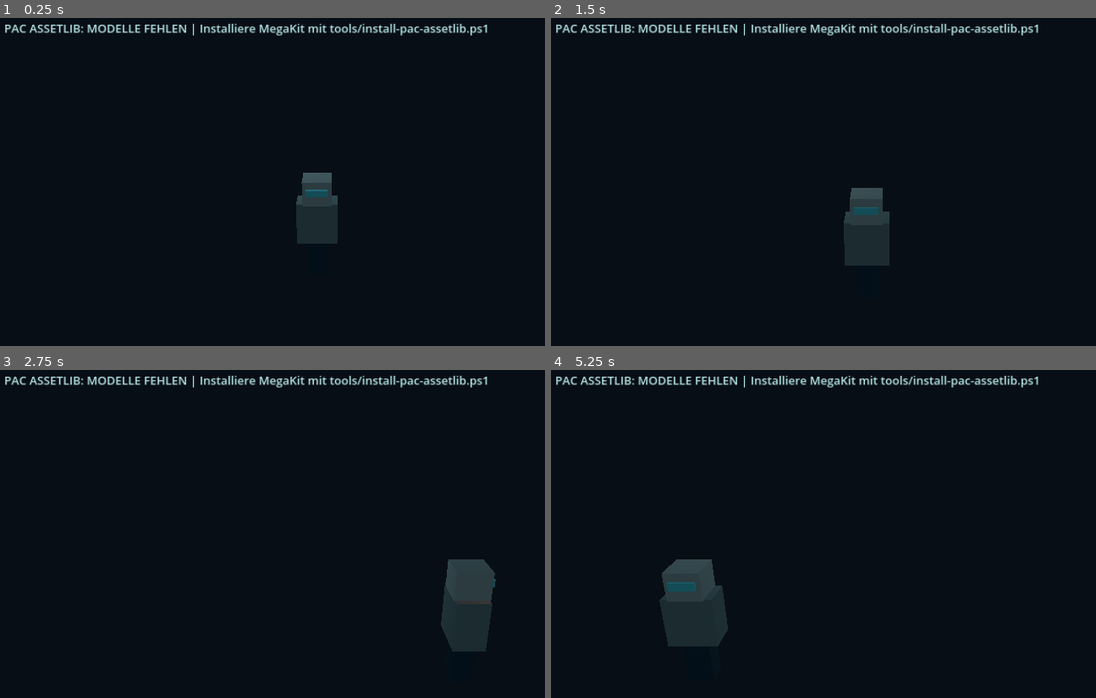
Above: before the commit, frames 1-4 (two rows, left to right).
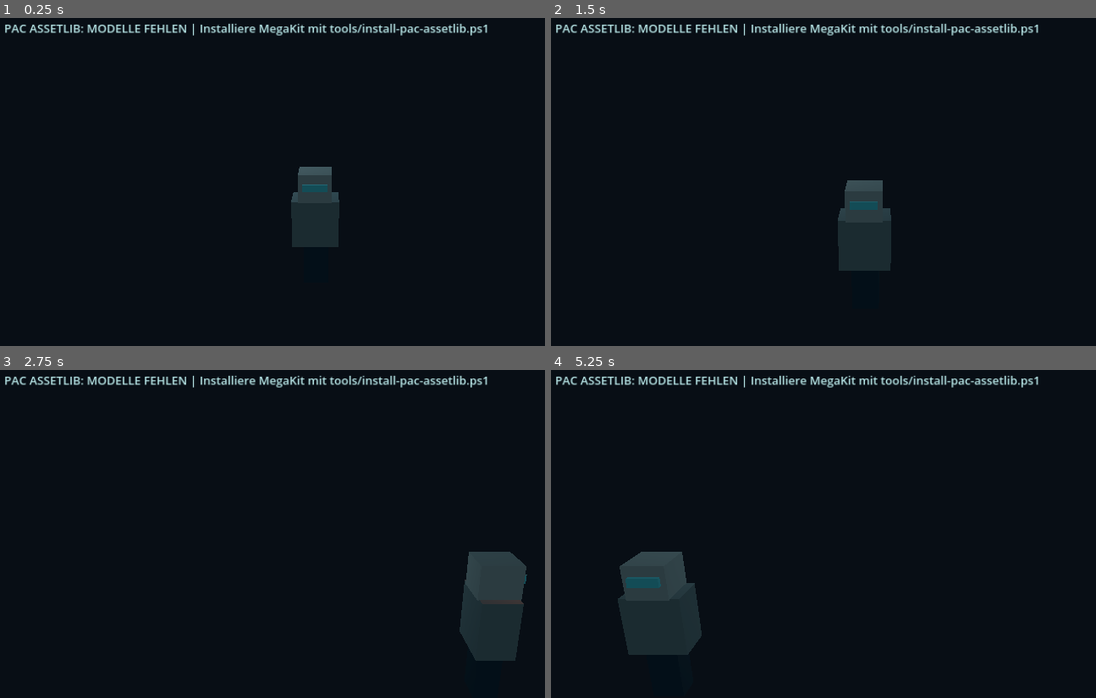
Above: after the commit, the same moments.

Repository: mihnenfeld/Project-Alien-Crisis
Game: Godot game, scene res://scenes/demo_asset_room.tscn
The game is run twice, just before and just after one commit, with the same random seed, the same clock (stepped at 60 frames per second) and the same inputs. This scene is started directly instead of the project's main scene.
Inputs (mouse positions are in pixels of both pictures, inside the frame that each line leads up to):
- Up to frame 1 (0.25 s): no input
- Up to frame 2 (1.5 s): tap Enter at 0.5 s; move the mouse to (1030, 178) at 0.52 s; hold D (move_right) 0.53-1.28 s; tap E (interact) at 0.6 s; tap Space at 1.25 s; move the mouse to (747, 214) at 1.27 s; hold S (move_down) from 1.28 s (still down); tap Shift at 1.35 s
- Up to frame 3 (2.75 s): tap Enter at 2 s; move the mouse to (397, 465) at 2.02 s; release S (move_down) at 2.03 s; hold D (move_right) from 2.03 s (still down); tap E (interact) at 2.1 s
- Up to frame 4 (5.25 s): move the mouse to (845, 625) at 2.77 s; release D (move_right) at 2.78 s; hold W (move_up) 2.78-3.53 s; tap Shift at 2.85, 4.35 s; tap Space at 3.5 s; move the mouse to (1085, 606) at 3.52 s; hold A (move_left) 3.53-5.03 s; tap E (interact) at 3.6, 5.1 s; move the mouse to (676, 491) at 4.27 s; move the mouse to (916, 550) at 5.02 s; hold S (move_down) from 5.03 s (still down)

The runs differ from the first frame. In frame 1, 0.6% of the frame differs, in the area x 53-63%, y 45-70%; in frame 2, 0.6%; in frame 3, 3.0%; in frame 4, 4.0%, in the area x 12-33%, y 55-87%.

Commit message:
Fix imported MegaKit wall orientation and aspect ratio; use flat wall modules for continuous PAC shell

Diff:
--- a/scripts/demo_asset_room.gd
+++ b/scripts/demo_asset_room.gd
@@ -111,18 +111,22 @@
     for ix in range(5):
         for iz in range(4):
             _asset("Platforms", "Platform_DarkPlates", Vector3(0.9 + ix * 1.8, -0.12, 0.875 + iz * 1.75), Vector3(1.8, 0.16, 1.75))
+    # Quaternius wall segments run along their LOCAL Z axis, not local X.
+    # Rear wall: rotate 90 degrees and give it length on local Z.
+    # Side walls: leave unrotated. Prefer straight, flat wall panels;
+    # Astra's projecting braces looked like leaning broken plates.
     for i in range(5):
-        _asset("Walls", "WallAstra_Straight", Vector3(0.9 + float(i) * 1.8, 0, 0.10), Vector3(1.8, 3.4, 0.24))
-        _asset("Walls", "TopCables_Straight", Vector3(0.9 + float(i) * 1.8, 2.6, 0.35), Vector3(1.8, 0.72, 0.23))
+        var x := 0.9 + float(i) * 1.8
+        _asset("Walls", "WallAstra_Straight_Flat", Vector3(x, 0, 0.12), Vector3(0.20, 2.75, 1.8), 90.0)
+        _asset("Walls", "TopCables_Straight", Vector3(x, 2.65, 0.30), Vector3(0.28, 0.55, 1.8), 90.0)
     for i in range(4):
-        _asset("Walls", "WallBand_Straight", Vector3(0.1, 0, 0.875 + float(i)*1.75), Vector3(1.75, 3.4, 0.24), 90.0)
-        _asset("Walls", "WallBand_Straight", Vector3(8.9, 0, 0.875 + float(i)*1.75), Vector3(1.75, 3.4, 0.24), 90.0)
-    # Camera-facing wall (south edge, z=7) intentionally omitted.
-    # Dino Crisis-style cinematic cutaway: real side/rear walls remain,
-    # but the camera can see the whole room and the front of the character.
-    # Never place a solid mesh between the active fixed camera and the player.
-    for x in [0.6, 4.5, 8.4]:
-        _asset("Columns", "Column_MetalSupport", Vector3(x, 0, 0.40), Vector3(0.35, 3.3, 0.36))
+        var z := 0.875 + float(i) * 1.75
+        _asset("Walls", "WallBand_Straight", Vector3(0.12, 0, z), Vector3(0.20, 2.75, 1.75))
+        _asset("Walls", "WallBand_Straight", Vector3(8.88, 0, z), Vector3(0.20, 2.75, 1.75), 180.0)
+    # Camera-facing fourth wall intentionally omitted, as with a
+    # classic survival-horror cutaway shot. The other three sides join.
+    for x in [0.25, 4.5, 8.75]:
+        _asset("Columns", "Column_MetalSupport", Vector3(x, 0, 0.25), Vector3(0.25, 2.8, 0.25))
     # Real computer, containers, service fan, lamps, and cable models.
     _asset("Props", "Prop_Computer", Vector3(2.1, 0, 1.45), Vector3(1.45, 1.45, 0.86))
     _asset("Props", "Prop_Computer", Vector3(6.65, 0, 1.45), Vector3(1.45, 1.45, 0.86))
@@ -158,11 +162,11 @@
     camera_slot = slot
     if slot == 0:
         # South/front wall removed: soldier is viewed from the front.
-        camera.position = Vector3(4.5, 4.85, 13.2)
+        camera.position = Vector3(4.5, 4.1, 12.3)
         camera.look_at(Vector3(4.5, 1.05, 3.3), Vector3.UP)
     else:
         # Second fixed Dino Crisis-style diagonal establishing shot.
-        camera.position = Vector3(7.9, 4.8, 12.1)
+        camera.position = Vector3(7.3, 4.5, 11.7)
         camera.look_at(Vector3(4.6, 1.05, 2.65), Vector3.UP)
 
 func _can_stand(point: Vector2, radius: float = 0.19) -> bool:
